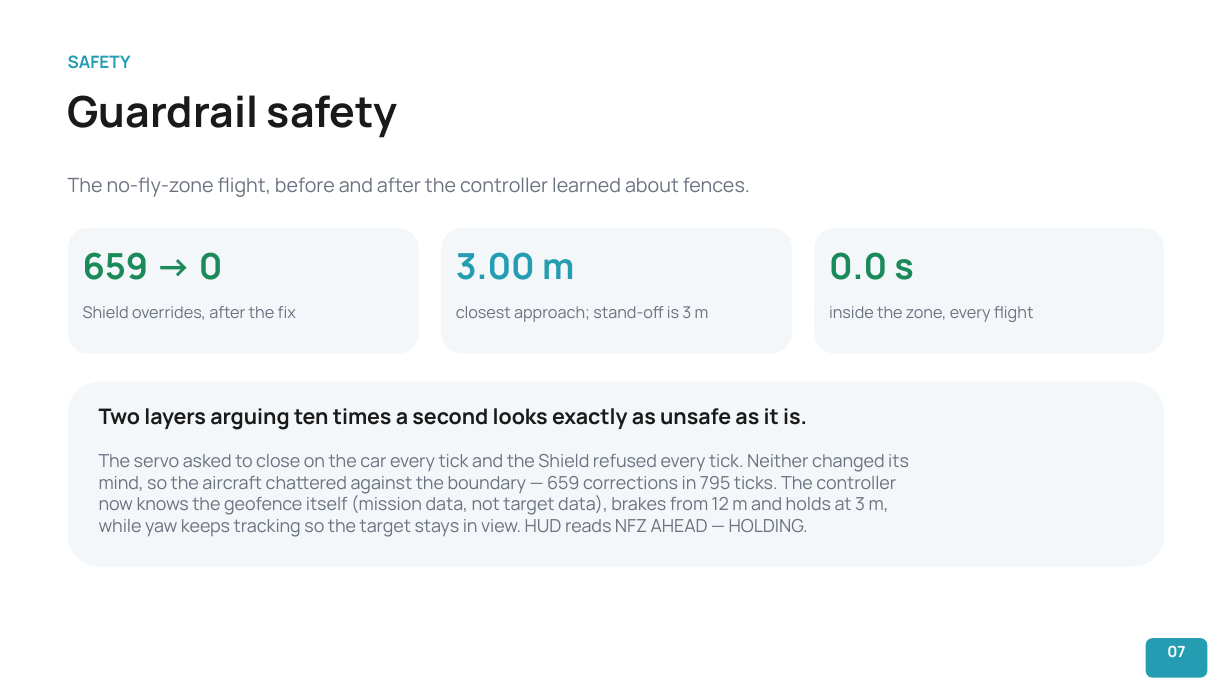
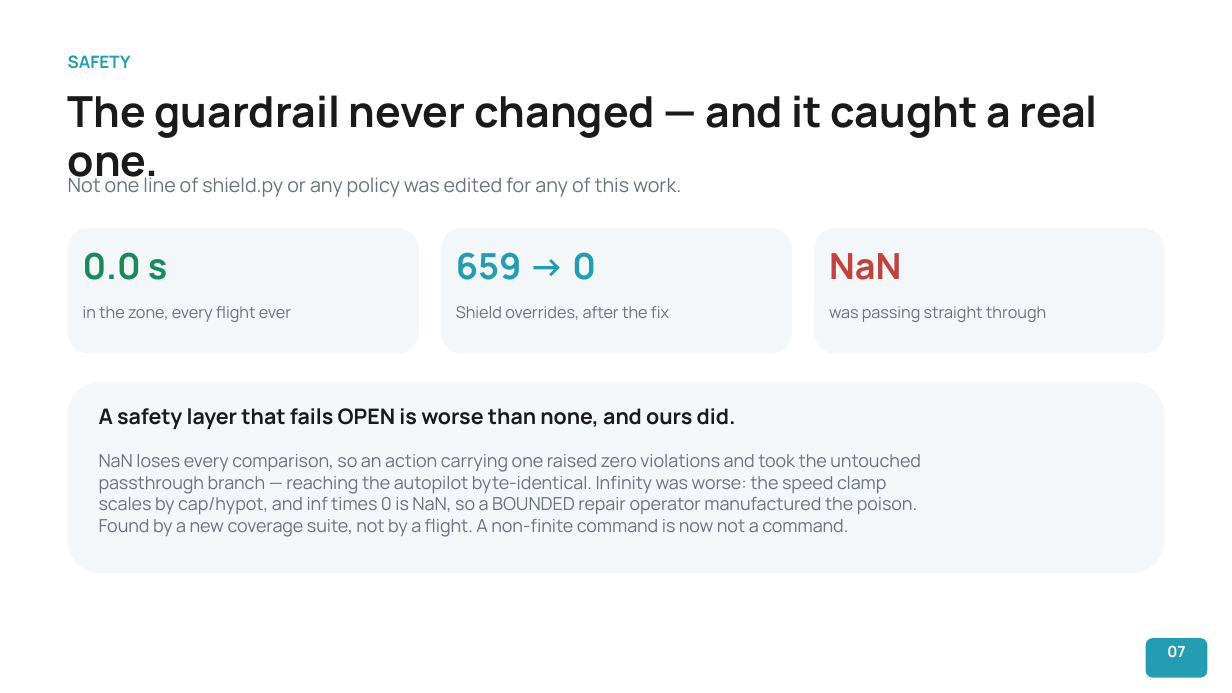
Before and after one commit to Nathanael1721/vla-uav-guardrail, a slide deck: slide 8 of contrib/ntut-vla/docs/VLA-Guardrail-Follow-Aug2026.pptx. Drawn at 1232x693 pixels with LibreOffice and Linux fonts; fonts in the diff are those of the drawing. Boxes give left, top, right and bottom in pixels: in the first picture for what was removed or moved away, otherwise in the second. Text is boxed around its words. In the diff, an @@ line names an element or a change of style, - is before the commit and + after.

```diff
--- a/contrib/ntut-vla/docs/VLA-Guardrail-Follow-Aug2026.pptx
+++ b/contrib/ntut-vla/docs/VLA-Guardrail-Follow-Aug2026.pptx
@@ text at [68, 95, 1098, 188]: text changed @@
-Guardrail safety
+The guardrail never changed — and it caught a real one.
@@ text at [68, 173, 681, 197]: text changed @@
-The no-fly-zone flight, before and after the controller learned about fences.
+Not one line of shield.py or any policy was edited for any of this work.
@@ text at [83, 252, 167, 280]: text changed @@
-659 → 0
+0.0 s
@@ text at [456, 252, 596, 280]: text changed @@
-3.00 m
+659 -> 0
@@ text at [829, 253, 901, 280]: text changed; text colour #1B8A5A to #C0433F @@
-0.0 s
+NaN
@@ text at [83, 306, 291, 322]: text changed @@
-Shield overrides, after the fix
+in the zone, every flight ever
@@ text at [456, 306, 669, 320]: text changed @@
-closest approach; stand-off is 3 m
+Shield overrides, after the fix
@@ text at [829, 306, 1046, 322]: text changed @@
-inside the zone, every flight
+was passing straight through
@@ rounded rectangle: place and size @@
-rounded rectangle at [68, 382, 1164, 567]
+rounded rectangle at [68, 382, 1164, 573]
@@ text at [99, 408, 736, 429]: text changed @@
-Two layers arguing ten times a second looks exactly as unsafe as it is.
+A safety layer that fails OPEN is worse than none, and ours did.
@@ text at [99, 454, 921, 537]: text changed @@
-The servo asked to close on the car every tick and the Shield refused every tick. Neither changed its
-mind, so the aircraft chattered against the boundary — 659 corrections in 795 ticks. The controller
-now knows the geofence itself (mission data, not target data), brakes from 12 m and holds at 3 m,
-while yaw keeps tracking so the target stays in view. HUD reads NFZ AHEAD — HOLDING.
+NaN loses every comparison, so an action carrying one raised zero violations and took the untouched
+passthrough branch — reaching the autopilot byte-identical. Infinity was worse: the speed clamp
+scales by cap/hypot, and inf times 0 is NaN, so a BOUNDED repair operator manufactured the poison.
+Found by a new coverage suite, not by a flight. A non-finite command is now not a command.
```
Also in this commit, not shown: 8 other slides changed, 2 slides added, 2 slides removed, 7 other files.
